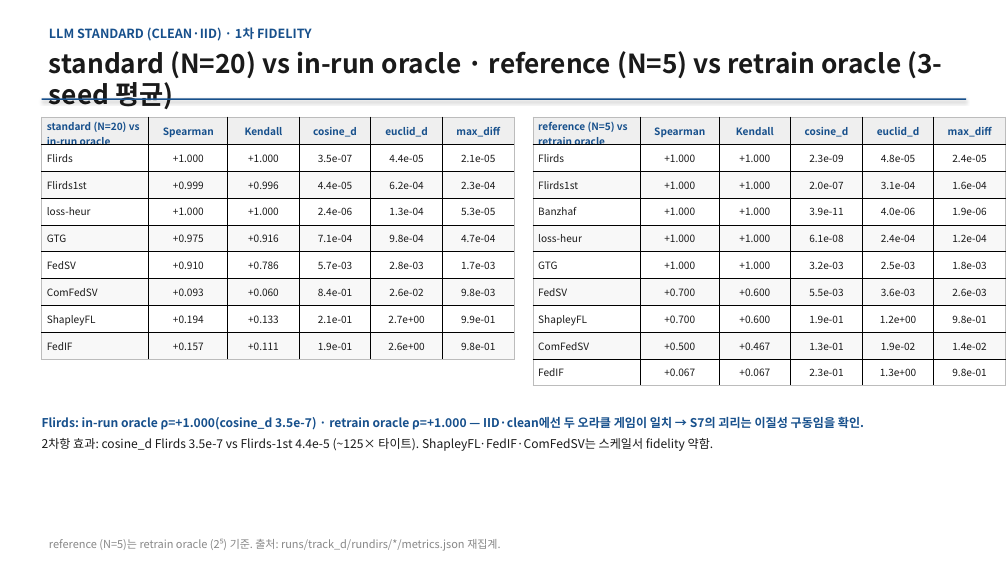
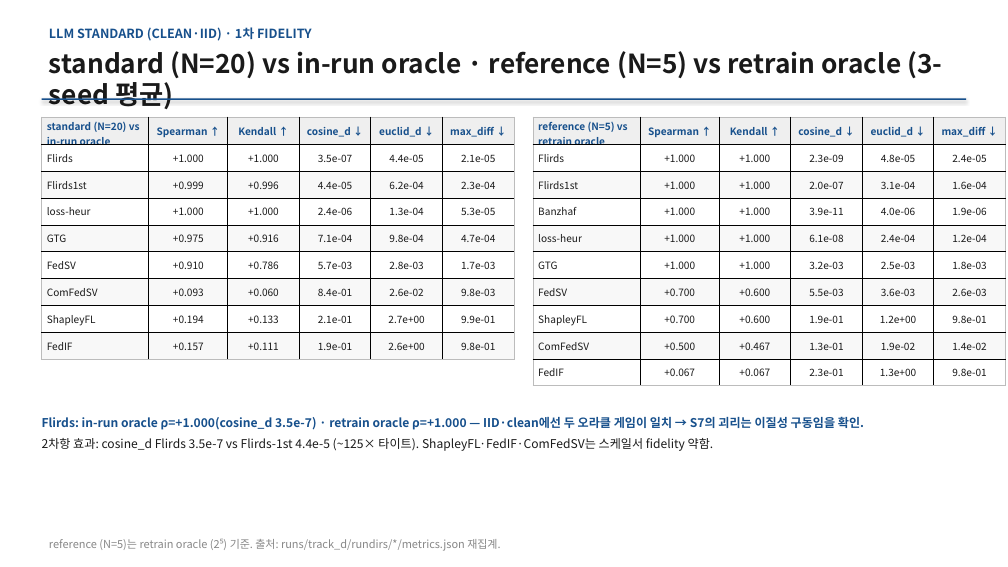
Before and after one commit to YongheeChoi/flirds, a slide deck: slide 14 of research-wiki/presentations/2026-06-results-report/flirds-results-2026-06.pptx. Drawn at 1008x567 pixels with LibreOffice and Linux fonts; fonts in the diff are those of the drawing. Boxes give left, top, right and bottom in pixels: in the first picture for what was removed or moved away, otherwise in the second. Text is boxed around its words. In the diff, an @@ line names an element or a change of style, - is before the commit and + after.

```diff
--- a/research-wiki/presentations/2026-06-results-report/flirds-results-2026-06.pptx
+++ b/research-wiki/presentations/2026-06-results-report/flirds-results-2026-06.pptx
@@ table at (42, 117, 515, 358) @@
-row 1: standard (N=20) vs in-run oracle | Spearman | Kendall | cosine_d | euclid_d | max_diff
+row 1: standard (N=20) vs in-run oracle | Spearman ↑ | Kendall ↑ | cosine_d ↓ | euclid_d ↓ | max_diff ↓
@@ table at (533, 117, 1006, 386) @@
-row 1: reference (N=5) vs retrain oracle | Spearman | Kendall | cosine_d | euclid_d | max_diff
+row 1: reference (N=5) vs retrain oracle | Spearman ↑ | Kendall ↑ | cosine_d ↓ | euclid_d ↓ | max_diff ↓
```
Also in this commit, not shown: 8 other slides changed, 11 other files.
